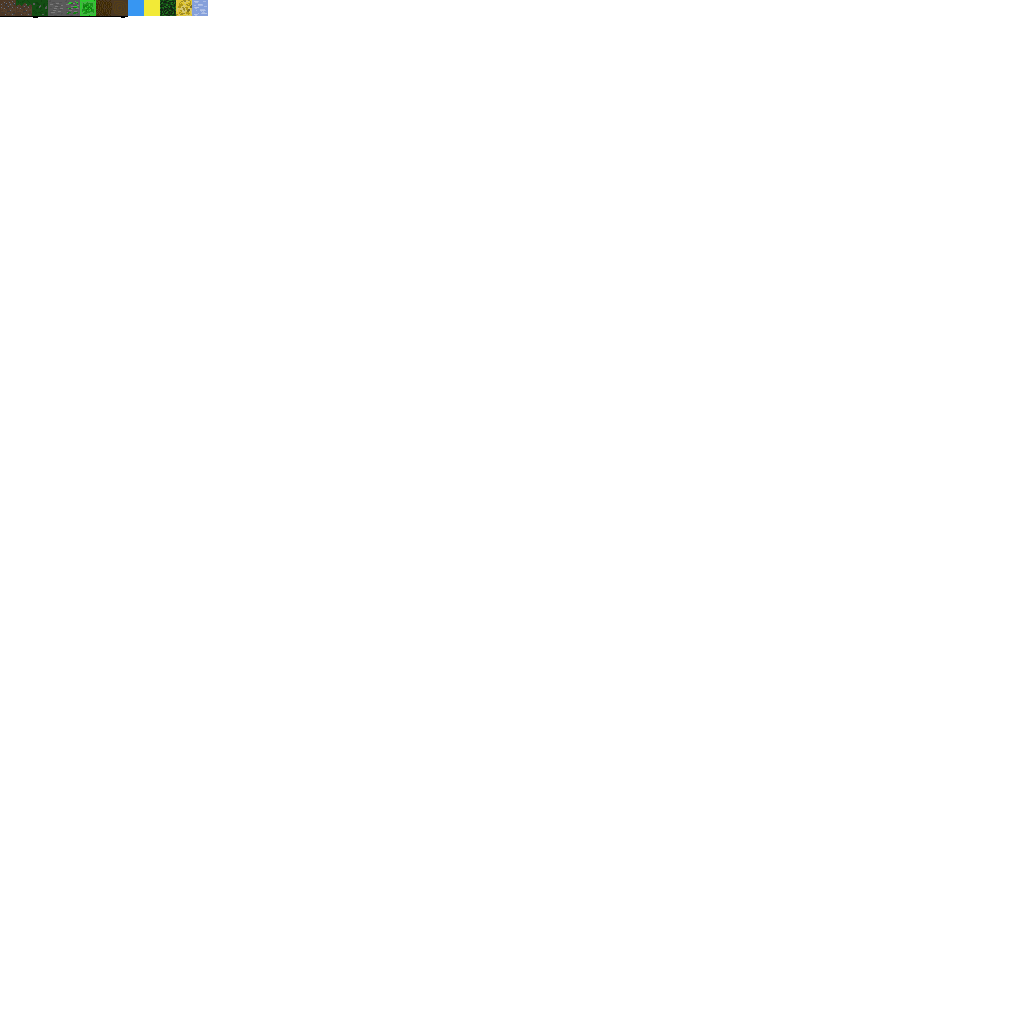
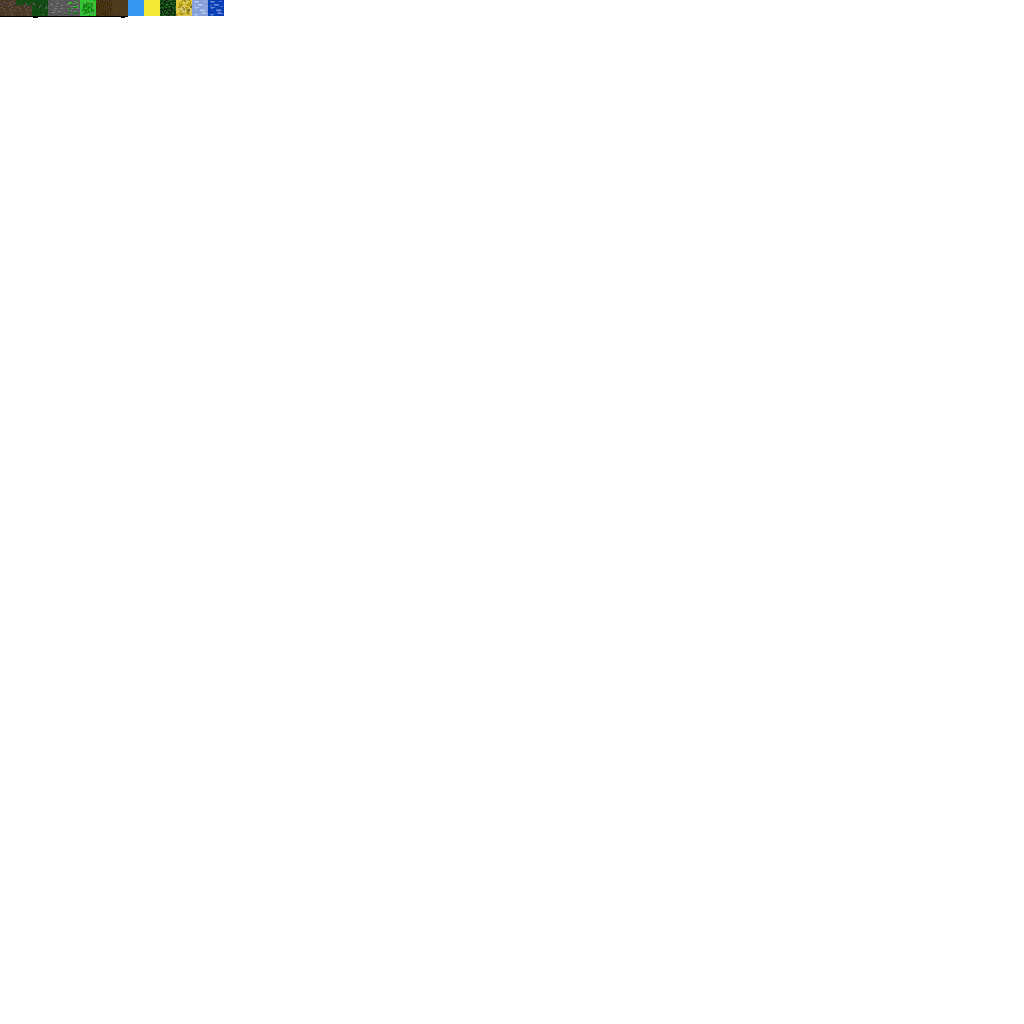
Revision of a layered (1024, 1024) image; what changed, layer by layer:
painted on "Blocks.png" over left=208, top=0, right=224, bottom=16
